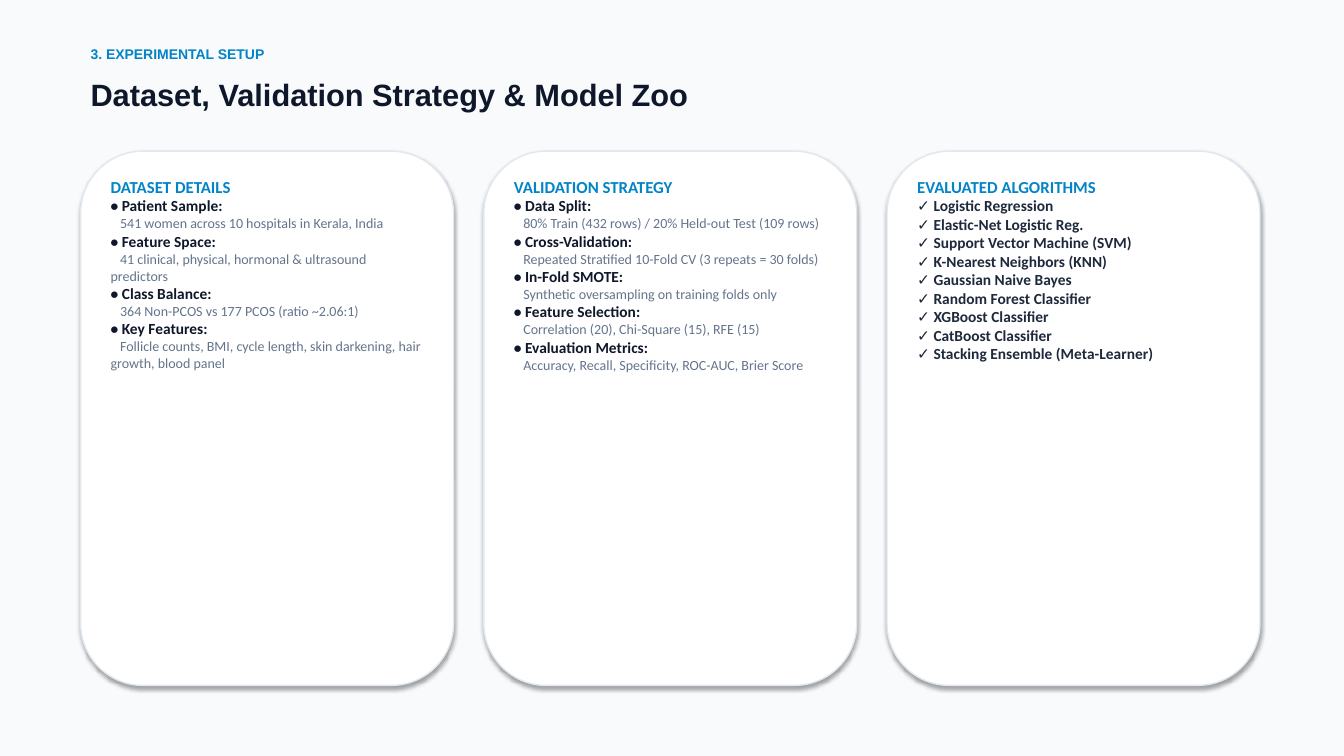
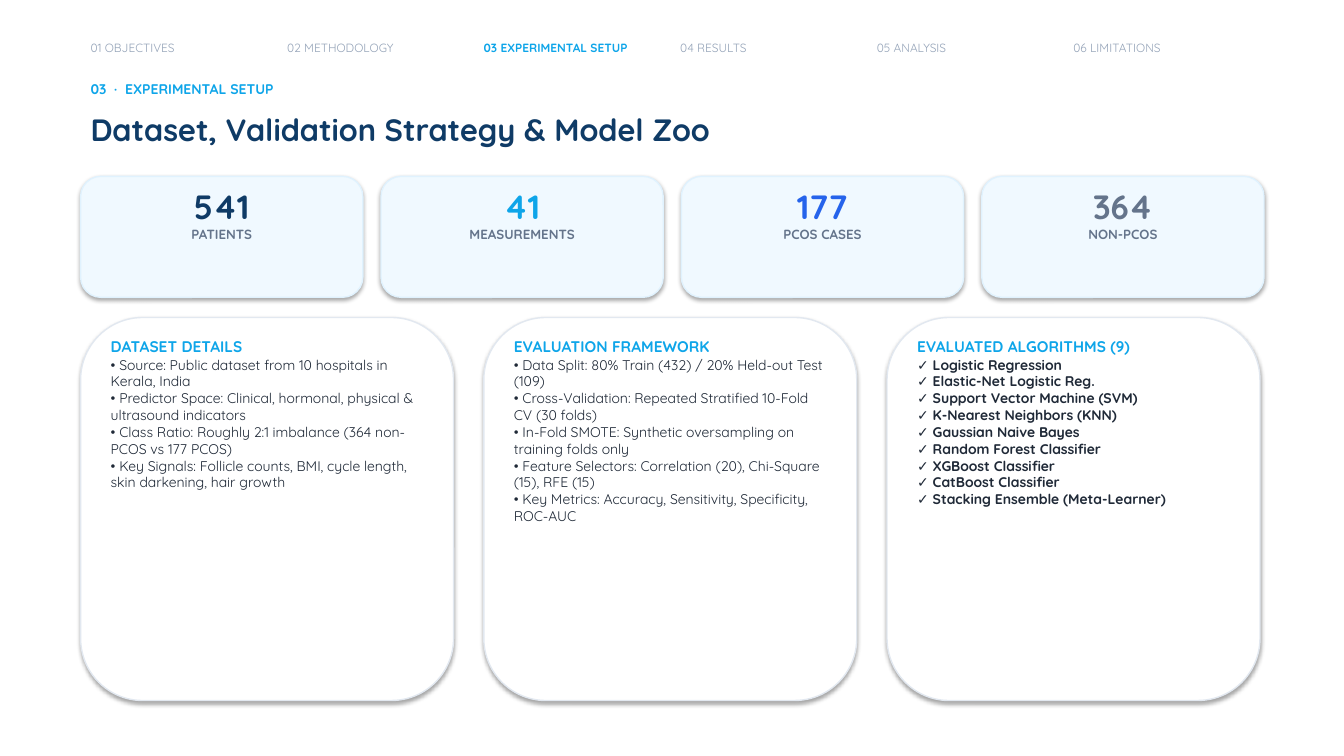
Before and after one commit to sunfi-x/pcos-ml-prediction, a slide deck: slide 4 of PCOS_ML_Project_Presentation_Professional.pptx. Drawn at 1344x756 pixels with LibreOffice and Linux fonts; fonts in the diff are those of the drawing. Boxes give left, top, right and bottom in pixels: in the first picture for what was removed or moved away, otherwise in the second. Text is boxed around its words. In the diff, an @@ line names an element or a change of style, - is before the commit and + after.

```diff
--- a/PCOS_ML_Project_Presentation_Professional.pptx
+++ b/PCOS_ML_Project_Presentation_Professional.pptx
@@ background #F8FAFC to #FFFFFF @@
@@ text added at <box>91,43,175,52</box>, 8.5 pt, text #94A3B8 @@
+01 OBJECTIVES
@@ text added at <box>287,43,393,52</box>, 8.5 pt, text #94A3B8 @@
+02 METHODOLOGY
@@ text added at <box>484,43,627,52</box>, 8.5 pt, text #0EA5E9, bold @@
+03 EXPERIMENTAL SETUP
@@ text added at <box>680,43,746,52</box>, 8.5 pt, text #94A3B8 @@
+04 RESULTS
@@ text added at <box>877,43,947,52</box>, 8.5 pt, text #94A3B8 @@
+05 ANALYSIS
@@ text added at <box>1073,43,1161,52</box>, 8.5 pt, text #94A3B8 @@
+06 LIMITATIONS
@@ text at <box>91,84,273,94</box>: text changed; font Arial to Quicksand; text colour #0284C7 to #0EA5E9 @@
-3. EXPERIMENTAL SETUP
+03 · EXPERIMENTAL SETUP
@@ text "Dataset, Validation Strategy & Model ...": place and size @@
-text "Dataset, Validation Strategy & Model ..." at <box>91,83,688,111</box>
+text "Dataset, Validation Strategy & Model ..." at <box>91,118,710,147</box>
@@ text "Dataset, Validation Strategy & Model ..." at <box>91,118,710,147</box>: font Arial to Quicksand, text colour #0F172A to #0F3B66 @@
@@ rounded rectangle added at <box>81,176,363,297</box>, fill #F0F9FF, outline #E0F2FE 1 pt @@
@@ rounded rectangle added at <box>381,176,663,297</box>, fill #F0F9FF, outline #E0F2FE 1 pt @@
@@ rounded rectangle added at <box>682,176,964,297</box>, fill #F0F9FF, outline #E0F2FE 1 pt @@
@@ rounded rectangle added at <box>982,176,1264,297</box>, fill #F0F9FF, outline #E0F2FE 1 pt @@
@@ text added at <box>191,195,252,239</box>, 9.5 pt, text #64748B, bold @@
+541
+PATIENTS
@@ text added at <box>469,195,574,239</box>, 9.5 pt, text #64748B, bold @@
+41
+MEASUREMENTS
@@ text added at <box>783,195,861,239</box>, 9.5 pt, text #64748B, bold @@
+177
+PCOS CASES
@@ text added at <box>1088,195,1157,239</box>, 9.5 pt, text #64748B, bold @@
+364
+NON-PCOS
@@ rounded rectangle: place and size @@
-rounded rectangle at <box>81,151,454,686</box>
+rounded rectangle at <box>81,318,454,701</box>
@@ rounded rectangle: place and size @@
-rounded rectangle at <box>484,151,857,686</box>
+rounded rectangle at <box>484,318,857,701</box>
@@ rounded rectangle: place and size @@
-rounded rectangle at <box>887,151,1260,686</box>
+rounded rectangle at <box>887,318,1260,701</box>
@@ text "DATASET DETAILS": place and size @@
-text "DATASET DETAILS" at <box>111,182,421,371</box>
+text "DATASET DETAILS" at <box>111,341,407,490</box>
@@ text at <box>111,359,407,490</box>: text changed; font Calibri to Quicksand; text colour #64748B to #1F2937 @@
-• Patient Sample:
-541 women across 10 hospitals in Kerala, India
-• Feature Space:
-41 clinical, physical, hormonal & ultrasound predictors
-• Class Balance:
-364 Non-PCOS vs 177 PCOS (ratio ~2.06:1)
-• Key Features:
-Follicle counts, BMI, cycle length, skin darkening, hair growth, blood panel
+• Source: Public dataset from 10 hospitals in Kerala, India
+• Predictor Space: Clinical, hormonal, physical & ultrasound indicators
+• Class Ratio: Roughly 2:1 imbalance (364 non-PCOS vs 177 PCOS)
+• Key Signals: Follicle counts, BMI, cycle length, skin darkening, hair growth
@@ text at <box>111,341,243,352</box>: size 12 to 11 pt, font Calibri to Quicksand, text colour #0284C7 to #0EA5E9 in "DATASET DETAILS" @@
@@ text at <box>514,341,823,521</box>: text changed; font Calibri to Quicksand; text colour #64748B to #1F2937 @@
-VALIDATION STRATEGY
-• Data Split:
-80% Train (432 rows) / 20% Held-out Test (109 rows)
-• Cross-Validation:
-Repeated Stratified 10-Fold CV (3 repeats = 30 folds)
-• In-Fold SMOTE:
-Synthetic oversampling on training folds only
-• Feature Selection:
-Correlation (20), Chi-Square (15), RFE (15)
-• Evaluation Metrics:
-Accuracy, Recall, Specificity, ROC-AUC, Brier Score
+EVALUATION FRAMEWORK
+• Data Split: 80% Train (432) / 20% Held-out Test (109)
+• Cross-Validation: Repeated Stratified 10-Fold CV (30 folds)
+• In-Fold SMOTE: Synthetic oversampling on training folds only
+• Feature Selectors: Correlation (20), Chi-Square (15), RFE (15)
+• Key Metrics: Accuracy, Sensitivity, Specificity, ROC-AUC
@@ text "EVALUATED ALGORITHMS (9)": place and size @@
-text "EVALUATED ALGORITHMS (9)" at <box>917,182,1153,362</box>
+text "EVALUATED ALGORITHMS (9)" at <box>917,341,1166,507</box>
@@ text at <box>917,341,1129,355</box>: text changed; size 12 to 11 pt; font Calibri to Quicksand; text colour #0284C7 to #0EA5E9 @@
-EVALUATED ALGORITHMS
+EVALUATED ALGORITHMS (9)
@@ text at <box>933,360,1166,507</box>: size 11 to 10 pt, font Calibri to Quicksand, text colour #1E293B to #1F2937 @@
```
Also in this commit, not shown: 9 other slides changed, 1 other file.
